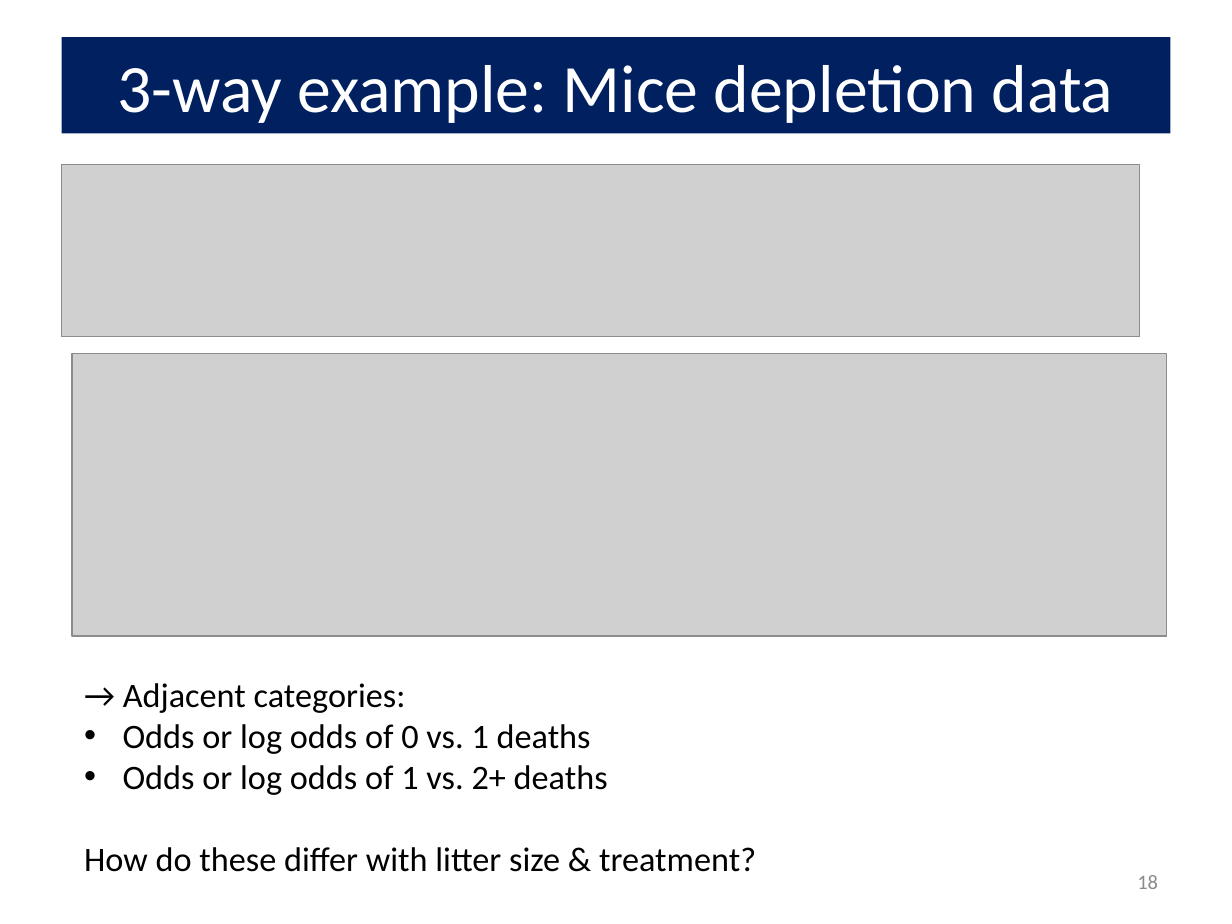
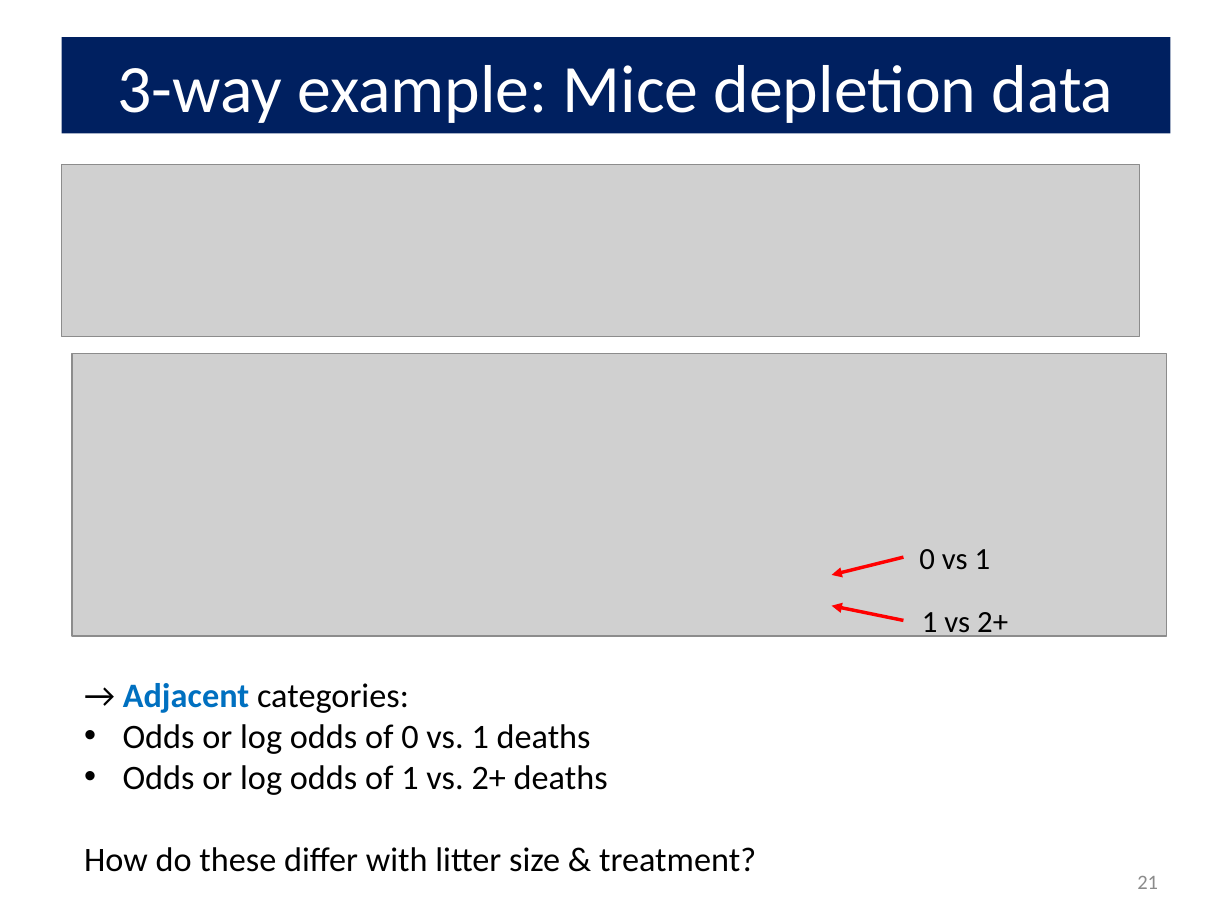
Before and after one commit to friendly/psy6136, a slide deck: slide 21 of docs/lectures/10-Log-Odds.pptx (slide 18 before the commit). Drawn at 1232x924 pixels with LibreOffice and Linux fonts; fonts in the diff are those of the drawing; grey boxes stand for pictures. Boxes give left, top, right and bottom in pixels: in the first picture for what was removed or moved away, otherwise in the second. Text is boxed around its words. In the diff, an @@ line names an element or a change of style, - is before the commit and + after.

Commit message:
Lecture 10 / add mice example / fix class photo

```diff
--- a/docs/lectures/10-Log-Odds.pptx
+++ b/docs/lectures/10-Log-Odds.pptx
@@ arrow added from (903, 557) to (832, 575), #FF0000 2 pt @@
@@ text added at <box>919,549,991,570</box>, 18 pt, text #000000 @@
+0 vs 1
@@ arrow added from (903, 621) to (832, 606), #FF0000 2 pt @@
@@ text added at <box>922,612,1008,640</box>, 18 pt, text #000000 @@
+1 vs 2+
@@ text at <box>123,683,409,713</box>: text colour #000000 to #0070C0, bold on in "Adjacent" @@
@@ page number at <box>1137,876,1158,889</box>: text changed @@
-18
+21
```
Also in this commit, not shown: 24 other slides changed, 7 slides added, 15 other files.
